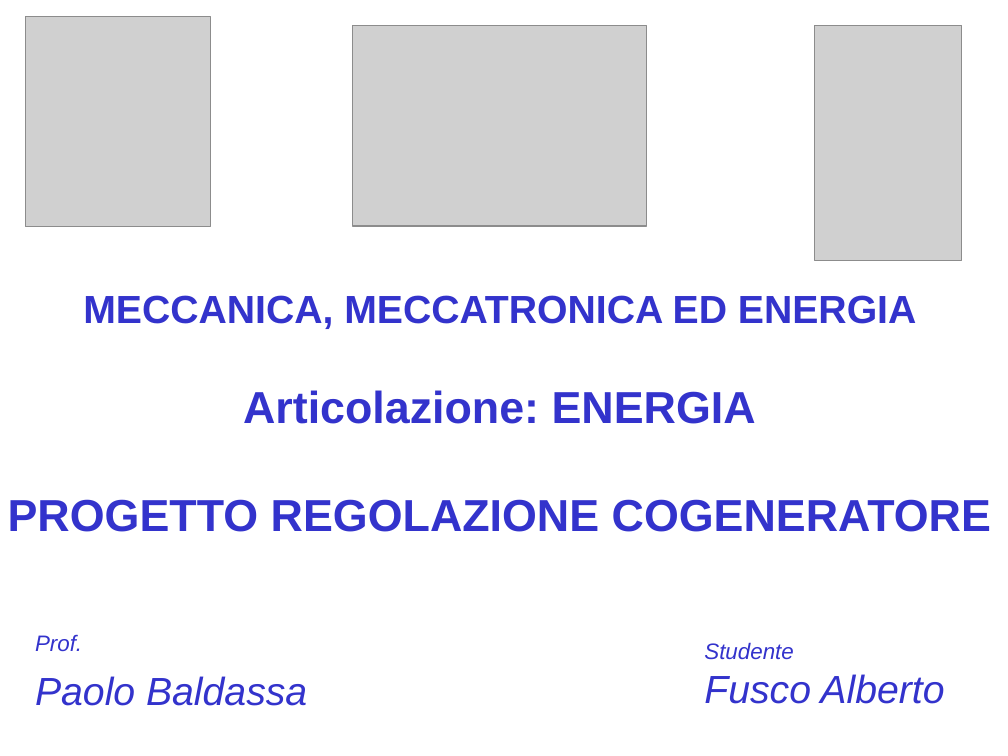
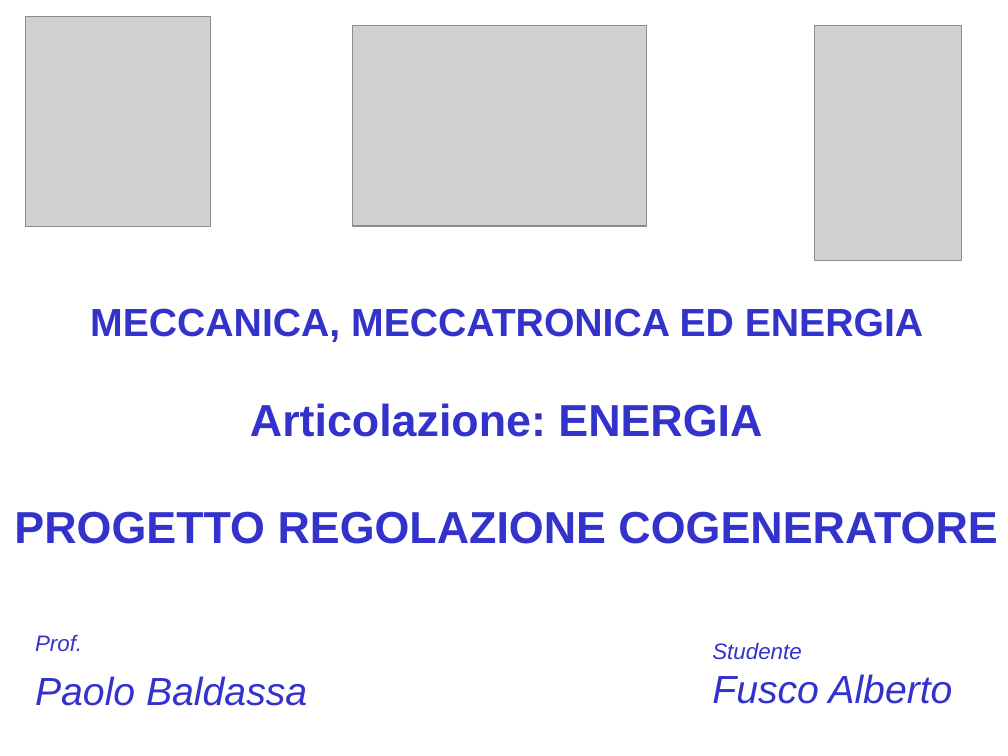
Before and after one commit to CampelloManuel/progetto-esame, a slide deck: slide 1 of tesina/Fusco Alberto.ppt. Drawn at 1008x756 pixels with LibreOffice and Linux fonts; fonts in the diff are those of the drawing; grey boxes stand for pictures; background and template pictures are left out. Boxes give left, top, right and bottom in pixels: in the first picture for what was removed or moved away, otherwise in the second. Text is boxed around its words. In the diff, an @@ line names an element or a change of style, - is before the commit and + after.

```diff
--- a/tesina/Fusco Alberto.ppt
+++ b/tesina/Fusco Alberto.ppt
@@ text "MECCANICA, MECCATRONICA ED ENERGIA Articolazione: ...": place and size @@
-text "MECCANICA, MECCATRONICA ED ENERGIA Articolazione: ..." at [8,295,991,532]
+text "MECCANICA, MECCATRONICA ED ENERGIA Articolazione: ..." at [14,308,997,544]
@@ text "Studente": place and size @@
-text "Studente" at [704,642,944,704]
+text "Studente" at [712,642,952,704]
```
Also in this commit, not shown: 4 other slides changed, 5 slides added, 5 slides removed.
